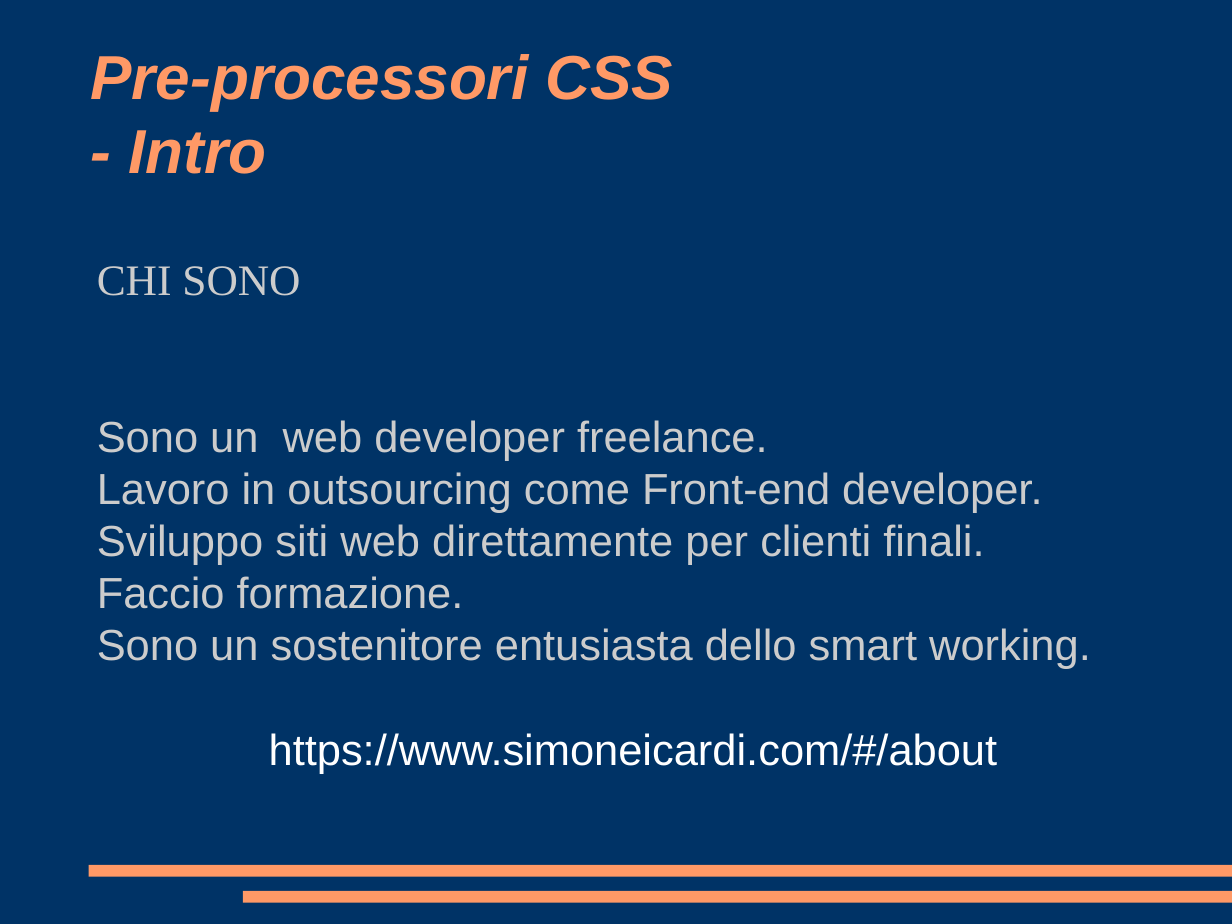
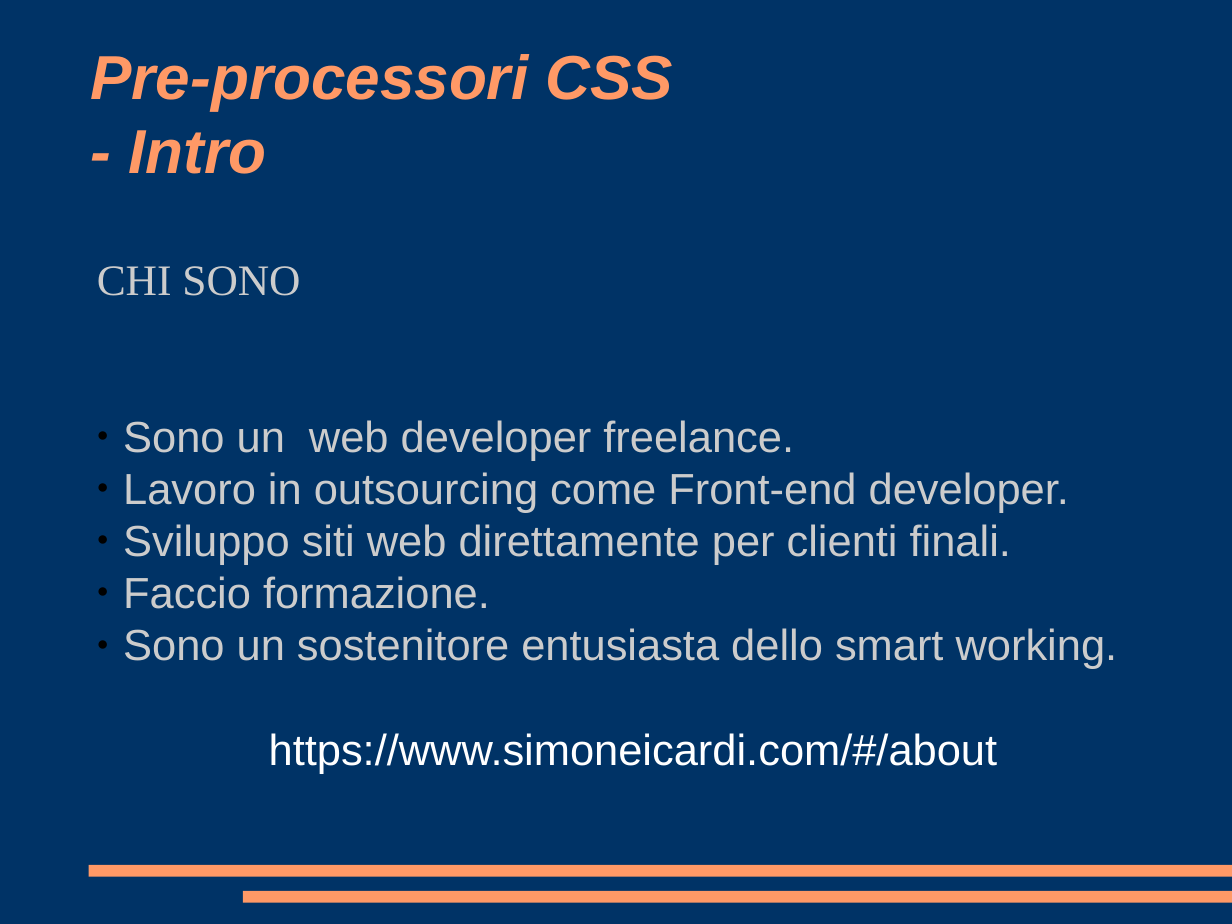
Before and after one commit to pimoGit/boolean-careers-test, a slide deck: slide 3 of video-lezione/presentazione.odp. Drawn at 1232x924 pixels with LibreOffice and Linux fonts; fonts in the diff are those of the drawing. Boxes give left, top, right and bottom in pixels: in the first picture for what was removed or moved away, otherwise in the second. Text is boxed around its words. In the diff, an @@ line names an element or a change of style, - is before the commit and + after.

```diff
--- a/video-lezione/presentazione.odp
+++ b/video-lezione/presentazione.odp
@@ subtitle at (123, 420, 1118, 669): bullet none to ● @@
```
Also in this commit, not shown: 1 other slide changed, 2 slides added, 2 other files.
